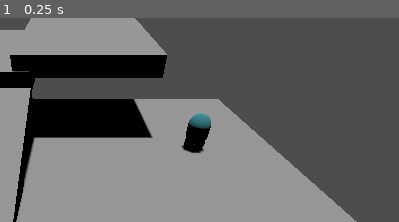
Above: before the commit, frame 1.
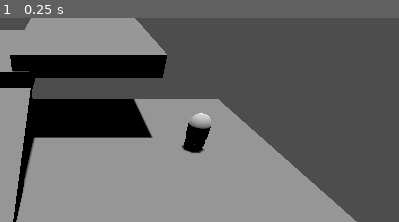
Above: after the commit, the same moment.

Repository: blondeman/congenial-soul
Game: Godot game, scene res://scenes/scene_manager.tscn
Two runs of this game, one before a commit and one after it. Both use one fixed random seed, a clock stepped at 60 frames per second and the inputs below.
Inputs:
- Up to frame 1 (0.25 s): no input
The pictures show only the part of the screen within x 41-91%, y 1-51%; the shares and areas given below are measured in that part.

The runs differ from the first frame. In frame 1, 0.3% of the frame differs, in the area x 47-53%, y 46-55%.

Commit message:
player enter and leave vessel animation

Diff:
--- a/congenial-soul/project.godot
+++ b/congenial-soul/project.godot
@@ -47,8 +47,17 @@
 "events": [Object(InputEventKey,"resource_local_to_scene":false,"resource_name":"","device":-1,"window_id":0,"alt_press …(192 unchanged characters)…
 ]
 }
+jump={
+"deadzone": 0.2,
+"events": [Object(InputEventKey,"resource_local_to_scene":false,"resource_name":"","device":-1,"window_id":0,"alt_pressed":false,"shift_pressed":false,"ctrl_pressed":false,"meta_pressed":false,"pressed":false,"keycode":0,"physical_keycode":32,"key_label":0,"unicode":32,"location":0,"echo":false,"script":null)
+]
+}
 
 [layer_names]
 
 3d_physics/layer_1="default"
 3d_physics/layer_2="player"
+
+[physics]
+
+3d/default_gravity=15.0
--- a/congenial-soul/scenes/player.tscn
+++ b/congenial-soul/scenes/player.tscn
@@ -1,7 +1,8 @@
-[gd_scene load_steps=8 format=3 uid="uid://clvjfj3e7twfm"]
+[gd_scene load_steps=9 format=3 uid="uid://clvjfj3e7twfm"]
 
 [ext_resource type="Script" uid="uid://dxnslu6ys7eo2" path="res://scripts/Player.gd" id="1_3vyb7"]
 [ext_resource type="Shader" uid="uid://5v721ljfp5rl" path="res://Mote.gdshader" id="2_g2els"]
+[ext_resource type="Script" uid="uid://bh3b11c2682bv" path="res://scripts/PlayerEnterVessel.gd" id="2_qhqgy"]
 
 [sub_resource type="SphereShape3D" id="SphereShape3D_yqjtg"]
 radius = 0.25
@@ -38,7 +39,7 @@
 properties/1/spawn = true
 properties/1/replication_mode = 1
 
-[node name="player" type="CharacterBody3D" node_paths=PackedStringArray("mesh", "camera", "ray")]
+[node name="player" type="CharacterBody3D" node_paths=PackedStringArray("mesh", "camera", "ray", "graphics", "collision")]
 collision_layer = 2
 axis_lock_angular_x = true
 axis_lock_angular_z = true
@@ -49,11 +50,15 @@
 mesh = NodePath("graphics/MeshInstance3D")
 camera = NodePath("camera")
 ray = NodePath("hover_ray")
+graphics = NodePath("graphics")
+collision = NodePath("collision")
 
 [node name="collision" type="CollisionShape3D" parent="."]
 shape = SubResource("SphereShape3D_yqjtg")
 
 [node name="graphics" type="Node3D" parent="."]
+script = ExtResource("2_qhqgy")
+travel_time = 0.3
 
 [node name="MeshInstance3D" type="MeshInstance3D" parent="graphics"]
 cast_shadow = 0
--- a/congenial-soul/scenes/vessel.tscn
+++ b/congenial-soul/scenes/vessel.tscn
@@ -30,8 +30,9 @@
 properties/1/spawn = true
 properties/1/replication_mode = 1
 
-[node name="vessel" type="CharacterBody3D"]
+[node name="vessel" type="CharacterBody3D" node_paths=PackedStringArray("mesh")]
 script = ExtResource("1_1xyma")
+mesh = NodePath("graphics/MeshInstance3D")
 
 [node name="collision" type="CollisionShape3D" parent="."]
 transform = Transform3D(1, 0, 0, 0, 1, 0, 0, 0, 1, 0, -0.125, 0)
--- a/congenial-soul/scripts/Player.gd
+++ b/congenial-soul/scripts/Player.gd
@@ -11,6 +11,8 @@
 @export var mesh: MeshInstance3D
 @export var camera: Camera3D
 @export var ray: RayCast3D
+@export var graphics: Node3D
+@export var collision: CollisionShape3D
 
 
 func _enter_tree() -> void:
@@ -27,6 +29,8 @@
 
 
 func _process(_delta: float) -> void:
+	if !multiplayer.multiplayer_peer:
+		return
 	if !is_multiplayer_authority():
 		return
 	if current_vessel != null:
@@ -62,13 +66,14 @@
 
 
 func set_color():
-	if PlayerManager.get_player_data(name.to_int()).has("color"):
-		var color = PlayerManager.get_player_data(name.to_int())["color"]
+	if PlayerManager.get_player_data(id).has("color"):
+		var color = PlayerManager.get_player_data(id)["color"]
 		var material = mesh.get_surface_override_material(0) as ShaderMaterial
 		material.set_shader_parameter("base_color", color)
 		mesh.set_surface_override_material(0, material)
 
 
+## temporary vessel enter and leave functionality
 func _unhandled_input(event):
 	if !is_multiplayer_authority():
 		return
@@ -92,6 +97,11 @@
 				enter_vessel(hit.collider)
 
 
+## -----------------------------------------
+## Vessel Handling
+## -----------------------------------------
+
+
 func enter_vessel(vessel: Vessel):
 	rpc_id(1, "_server_enter_vessel", vessel.get_path())
 
@@ -103,6 +113,7 @@
 
 	var vessel = get_node(vessel_path) as Vessel
 	if vessel.get_multiplayer_authority() == 0:
+		vessel.set_multiplayer_authority(id)
 		rpc("_enter_vessel", vessel.get_path())
 
 
@@ -111,7 +122,18 @@
 	var vessel = get_node(vessel_path) as Vessel
 	vessel.set_multiplayer_authority(id)
 	current_vessel = vessel
-	visible = false
+
+	collision.disabled = true
+	graphics.set_target(vessel)
+	graphics.arrived.connect(_on_entered)
+
+
+func _on_entered():
+	graphics.visible = false
+	if PlayerManager.get_player_data(id).has("color"):
+		var color = PlayerManager.get_player_data(id)["color"]
+		current_vessel.set_color(color)
+	graphics.arrived.disconnect(_on_entered)
 
 
 func leave_vessel():
@@ -123,11 +145,23 @@
 	if !multiplayer.is_server():
 		return
 
+	current_vessel.set_multiplayer_authority(0)
 	rpc("_leave_vessel")
 
 
 @rpc("any_peer", "call_local")
 func _leave_vessel():
 	current_vessel.set_multiplayer_authority(0)
+	graphics.global_position = current_vessel.global_position
+	graphics.visible = true
+	current_vessel.clear_color()
 	current_vessel = null
-	visible = true
+
+	collision.disabled = false
+	graphics.set_target(self)
+	graphics.arrived.connect(_on_left)
+
+
+func _on_left():
+	graphics.global_position = global_position
+	graphics.arrived.disconnect(_on_left)
--- /dev/null
+++ b/congenial-soul/scripts/PlayerEnterVessel.gd
@@ -0,0 +1,33 @@
+extends Node3D
+
+@export var travel_time: float = 2.0
+var elapsed: float = 0
+var start_position: Vector3 = Vector3.ZERO
+var target: Node3D = null
+
+signal arrived()
+
+func _process(delta: float) -> void:
+	if target == null:
+		return
+
+	elapsed += delta
+	var t: float = clamp(elapsed / travel_time, 0.0, 1.0)
+
+	var distance = start_position.distance_to(target.global_position)
+	var control := (start_position + target.global_position) / 2.0 + Vector3(0, distance / 2, 0)
+	global_position = bezier_point(start_position, control, target.global_position, t)
+
+	if t >= 1.0:
+		target = null
+		arrived.emit()
+
+
+func set_target(_target: Node3D):
+	target = _target
+	start_position = global_position
+	elapsed = 0.0
+
+
+func bezier_point(p0: Vector3, p1: Vector3, p2: Vector3, t: float) -> Vector3:
+	return (1 - t) * (1 - t) * p0 + 2 * (1 - t) * t * p1 + t * t * p2
--- a/congenial-soul/scripts/Vessel.gd
+++ b/congenial-soul/scripts/Vessel.gd
@@ -1,12 +1,31 @@
 @abstract class_name Vessel extends CharacterBody3D
 
 @export var speed: float = 10
+@export var jump_force: float = 10
+@export var mesh: MeshInstance3D
+@export var default_color: Color = Color.LIGHT_GRAY
 
 func _enter_tree():
 	set_multiplayer_authority(0)
 
 
+func _ready() -> void:
+	clear_color()
+
+
+func clear_color():
+	set_color(default_color)
+
+
+func set_color(color: Color):
+	var material = mesh.get_surface_override_material(0) as StandardMaterial3D
+	material.albedo_color = color
+	mesh.set_surface_override_material(0, material)
+
+
 func _process(delta: float):
+	if !multiplayer.multiplayer_peer:
+		return
 	if !is_multiplayer_authority():
 		return
 
@@ -21,11 +40,14 @@
 	velocity.x = direction.x * speed
 	velocity.z = direction.z * speed
 
+	if is_on_floor():
+		if Input.is_action_just_pressed("jump"):
+			velocity.y += jump_force
+	else:
+		velocity.y += get_gravity().y * delta
+
 
 func _physics_process(delta: float):
-	if !is_on_floor():
-		velocity.y += get_gravity().y
-
 	move_and_slide()
 
 
Not shown, added: congenial-soul/scripts/PlayerEnterVessel.gd.uid
